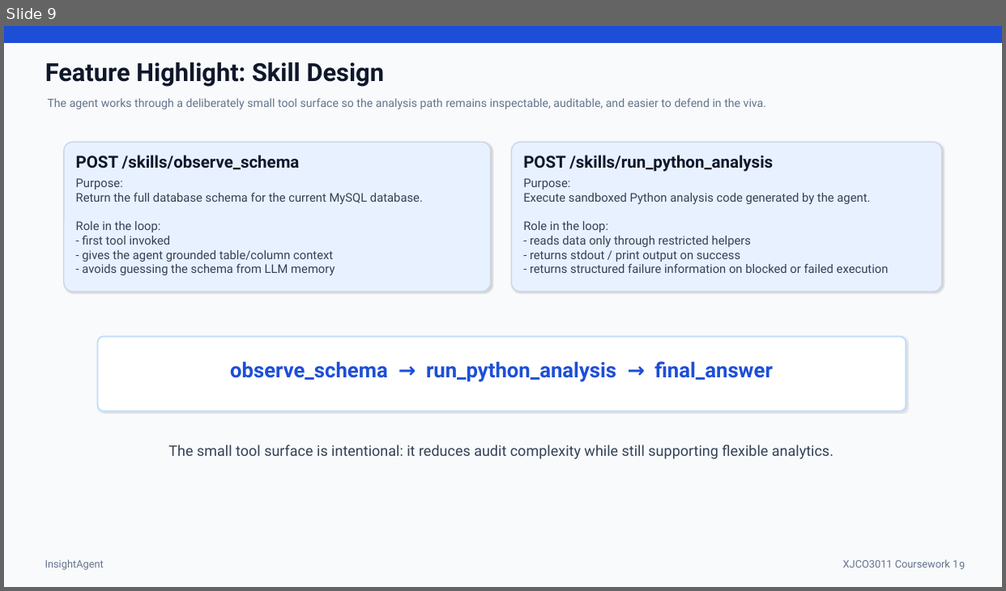
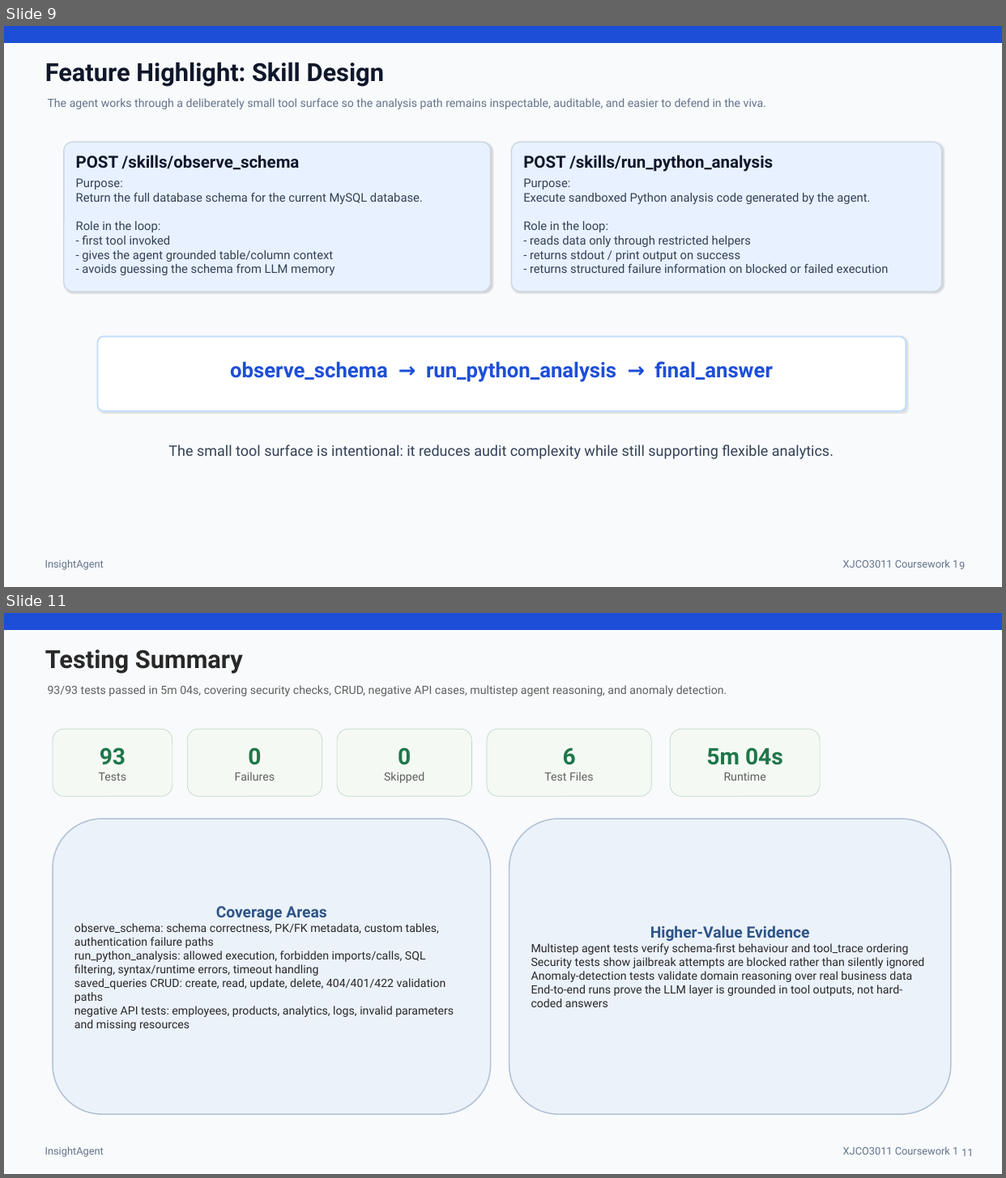
Before and after one commit to berwinye/InsightAgent, a slide deck: docs/InsightAgent_presentation.pptx. Shown one above the other, each under a label of ours: slide 9 before the commit, slides 9 and 11 after it; the slides between them are not shown. The pictures are 1006x591 and 1006x1178 pixels, drawn with LibreOffice and Linux fonts; fonts in the diff are those of the drawing. Boxes give left, top, right and bottom in pixels: in the first picture for what was removed or moved away, otherwise in the second. Text is boxed around its words. In the diff, an @@ line names an element or a change of style, - is before the commit and + after.

```diff
--- a/docs/InsightAgent_presentation.pptx
+++ b/docs/InsightAgent_presentation.pptx
@@ slide 11 added at [4,613,1002,1174], background #F8FAFC; not listed: 3 template elements that a slide beside it also shows @@
@@ text added at [45,649,243,674], 24 pt, text #282828, bold @@
+Testing Summary
@@ text added at [48,685,727,696], 11 pt, text #5F5F5F @@
+93/93 tests passed in 5m 04s, covering security checks, CRUD, negative API cases, multistep agent reasoning, and anomaly detection.
@@ rounded rectangle added at [53,729,172,796], fill #F5F9F4, outline #BFD6C4 0.5 pt, 11 pt, text #5F5F5F @@
+93
+Tests
@@ rounded rectangle added at [187,729,322,796], fill #F5F9F4, outline #BFD6C4 0.5 pt, 11 pt, text #5F5F5F @@
+0
+Failures
@@ rounded rectangle added at [337,729,472,796], fill #F5F9F4, outline #BFD6C4 0.5 pt, 11 pt, text #5F5F5F @@
+0
+Skipped
@@ rounded rectangle added at [487,729,651,796], fill #F5F9F4, outline #BFD6C4 0.5 pt, 11 pt, text #5F5F5F @@
+6
+Test Files
@@ rounded rectangle added at [671,729,820,796], fill #F5F9F4, outline #BFD6C4 0.5 pt, 11 pt, text #5F5F5F @@
+5m 04s
+Runtime
@@ rounded rectangle added at [53,819,491,1114], fill #EBF2FA, outline #B4C2D6 1.2 pt, 11 pt, text #282828 @@
+Coverage Areas
+observe_schema: schema correctness, PK/FK metadata, custom tables, authentication failure paths
+run_python_analysis: allowed execution, forbidden imports/calls, SQL filtering, syntax/runtime errors, timeout handling
+saved_queries CRUD: create, read, update, delete, 404/401/422 validation paths
+negative API tests: employees, products, analytics, logs, invalid parameters and missing resources
@@ rounded rectangle added at [509,819,951,1114], fill #EBF2FA, outline #B4C2D6 1.2 pt, 11 pt, text #282828 @@
+Higher-Value Evidence
+Multistep agent tests verify schema-first behaviour and tool_trace ordering
+Security tests show jailbreak attempts are blocked rather than silently ignored
+Anomaly-detection tests validate domain reasoning over real business data
+End-to-end runs prove the LLM layer is grounded in tool outputs, not hard-coded answers
@@ page number added at [961,1149,973,1157], 10 pt, text #64748B @@
+11
```
Also in this commit, not shown: 3 slides changed, 1 other slide added, 1 other file.
